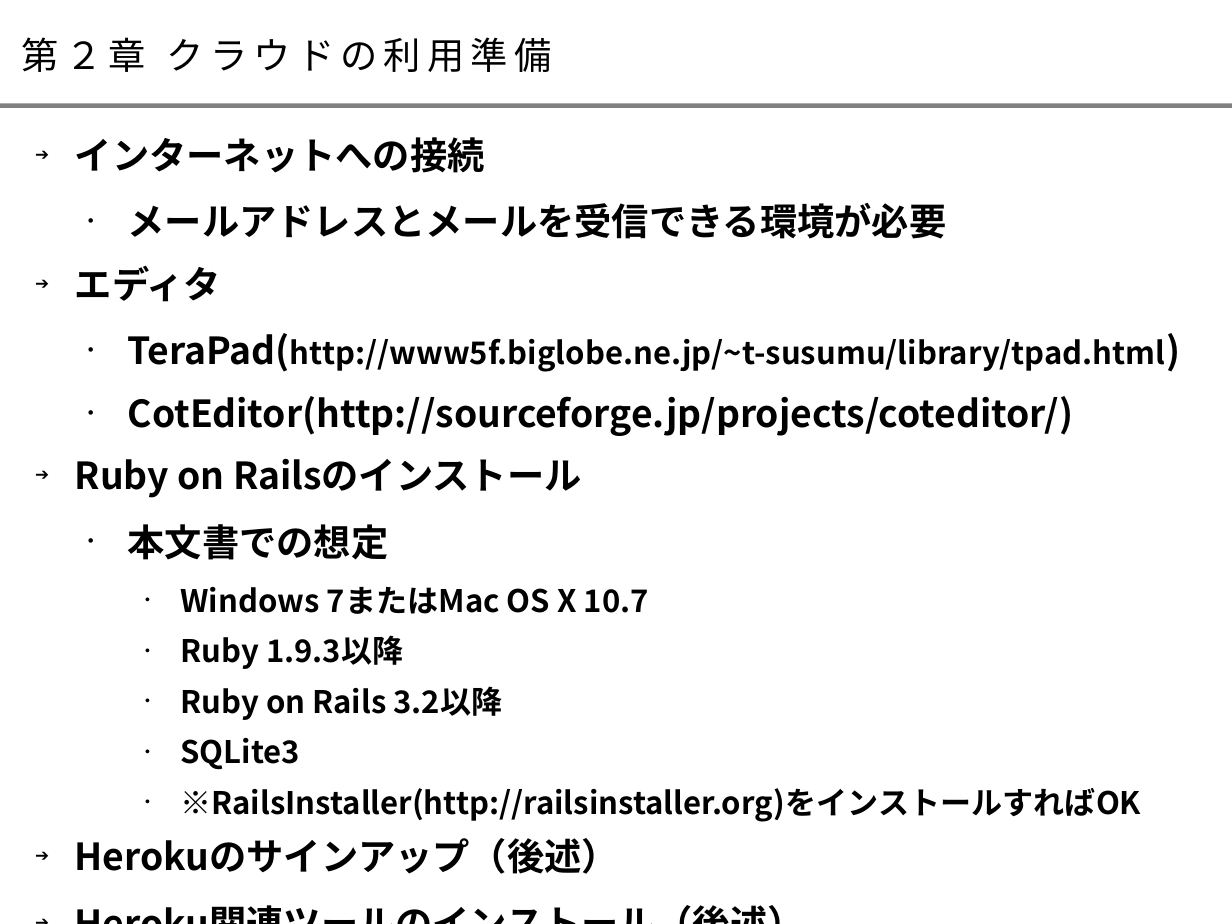
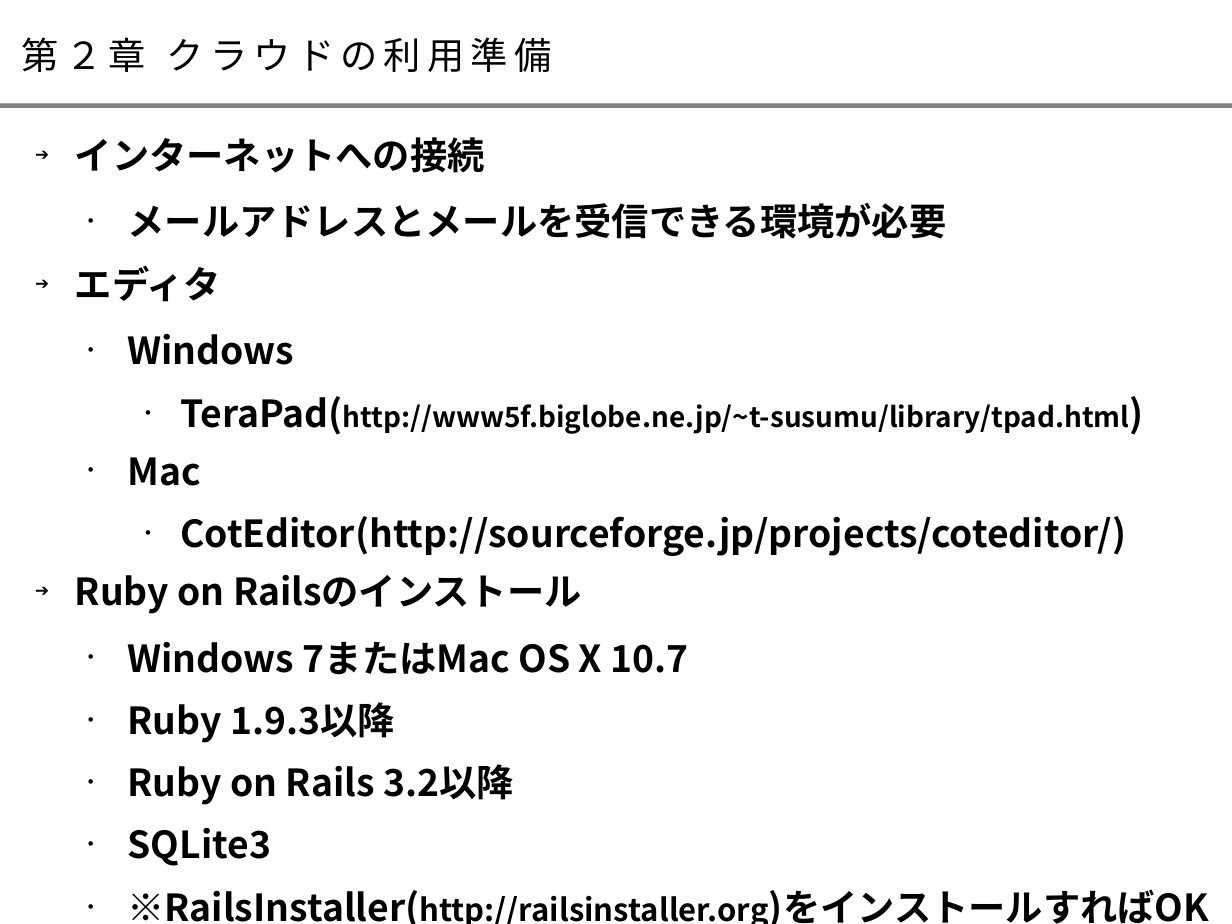
Before and after one commit to takaokouji/sitw16-hello, a slide deck: slide 4 of doc/startup_ruby_paas.odp (slide 6 before the commit). Drawn at 1232x924 pixels with LibreOffice and Linux fonts; fonts in the diff are those of the drawing. Boxes give left, top, right and bottom in pixels: in the first picture for what was removed or moved away, otherwise in the second. Text is boxed around its words. In the diff, an @@ line names an element or a change of style, - is before the commit and + after.

```diff
--- a/doc/startup_ruby_paas.odp
+++ b/doc/startup_ruby_paas.odp
@@ text at (x1=75, y1=137, x2=1209, y2=924): paragraph added @@
+  • Mac
@@ text at (x1=128, y1=333, x2=295, y2=365): paragraph added @@
+  • Windows
@@ text at (x1=128, y1=396, x2=1209, y2=924): size 20 to 18 pt in "TeraPad(http://www5f.biglobe.ne.jp/~t-susumu/library/tpad.ht ..."; size 20 to 24 pt in "Windows 7またはMac OS X 10.7", "Ruby 1.9.3以降", "Ruby on Rails 3.2以降", "SQLite3" and 1 more places; list level 2 to 3 in "TeraPad(http://www5f.biglobe.ne.jp/~t-susumu/library/tpad.ht ..."; list level 2 to 3 in "CotEditor(http://sourceforge.jp/projects/coteditor/)"; list level 3 to 2 in "Windows 7またはMac OS X 10.7"; list level 3 to 2 in "Ruby 1.9.3以降"; list level 3 to 2 in "Ruby on Rails 3.2以降"; list level 3 to 2 in "SQLite3"; list level 3 to 2 in "※RailsInstaller(http://railsinstaller.org)をインストールすればOK" @@
@@ text at (x1=128, y1=524, x2=389, y2=560): paragraph removed @@
-  • 本文書での想定
@@ text at (x1=75, y1=838, x2=619, y2=874): paragraphs removed @@
-➔ Herokuのサインアップ（後述）
-➔ Heroku関連ツールのインストール（後述）
```
Also in this commit, not shown: 8 other slides changed, 4 slides removed.
